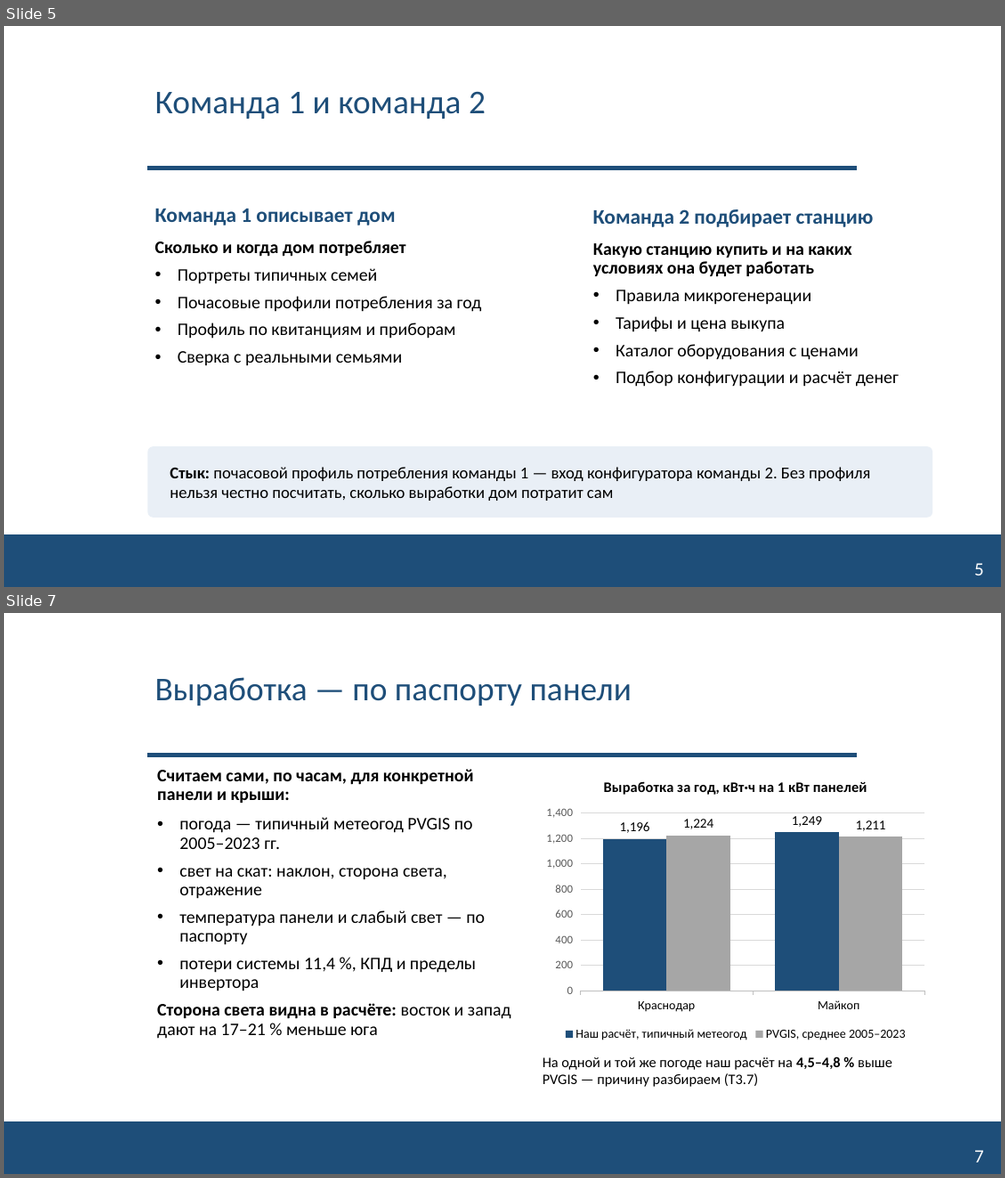
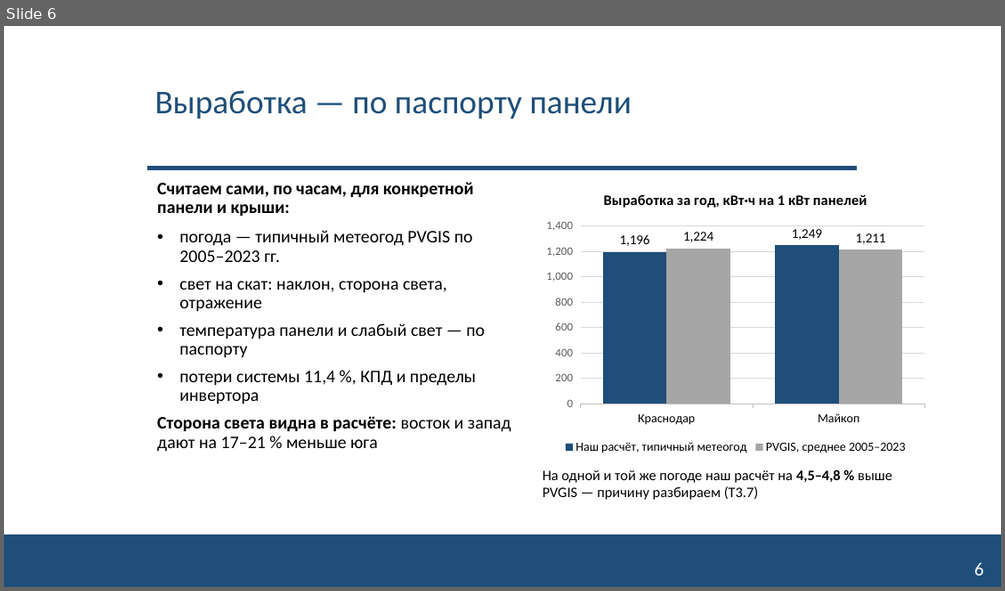
Before and after one commit to NeK0ban/SunCount, a slide deck: reports/SunCount_interim_talk.pptx. Shown one above the other, each under a label of ours: slides 5 and 7 before the commit, slide 6 after it; the slides between them are not shown. The pictures are 1005x1178 and 1005x591 pixels, drawn with LibreOffice and Linux fonts; fonts in the diff are those of the drawing; background and template pictures are left out. Boxes give left, top, right and bottom in pixels: in the first picture for what was removed or moved away, otherwise in the second. Text is boxed around its words. In the diff, an @@ line names an element or a change of style, - is before the commit and + after.

```diff
--- a/reports/SunCount_interim_talk.pptx
+++ b/reports/SunCount_interim_talk.pptx
@@ slide 5 removed at bbox=[4, 26, 1001, 587], background #FFFFFF; not listed: 2 template elements that a slide beside it also shows @@
@@ title removed at bbox=[155, 91, 485, 119] @@
-Команда 1 и команда 2
@@ text removed at bbox=[155, 208, 396, 225] @@
-Команда 1 описывает дом
@@ text removed at bbox=[593, 209, 874, 227] @@
-Команда 2 подбирает станцию
@@ text removed at bbox=[155, 240, 482, 366] @@
-Сколько и когда дом потребляет
-• Портреты типичных семей
-• Почасовые профили потребления за год
-• Профиль по квитанциям и приборам
-• Сверка с реальными семьями
@@ text removed at bbox=[593, 243, 898, 386] @@
-Какую станцию купить и на каких условиях она будет работать
-• Правила микрогенерации
-• Тарифы и цена выкупа
-• Каталог оборудования с ценами
-• Подбор конфигурации и расчёт денег
@@ rounded rectangle removed at bbox=[147, 446, 933, 517] @@
@@ text removed at bbox=[170, 467, 870, 500] @@
-Стык: почасовой профиль потребления команды 1 — вход конфигуратора команды 2. Без профиля нельзя честно посчитать, сколько выработки дом потратит сам
@@ page number removed at bbox=[974, 563, 984, 575] @@
-5
@@ what was slide 7 is now slide 6 @@
@@ page number at bbox=[974, 562, 984, 575]: text changed @@
-7
+6
```
Also in this commit, not shown: 6 slides changed, 1 slide added, 1 other slide removed, 9 other files.
